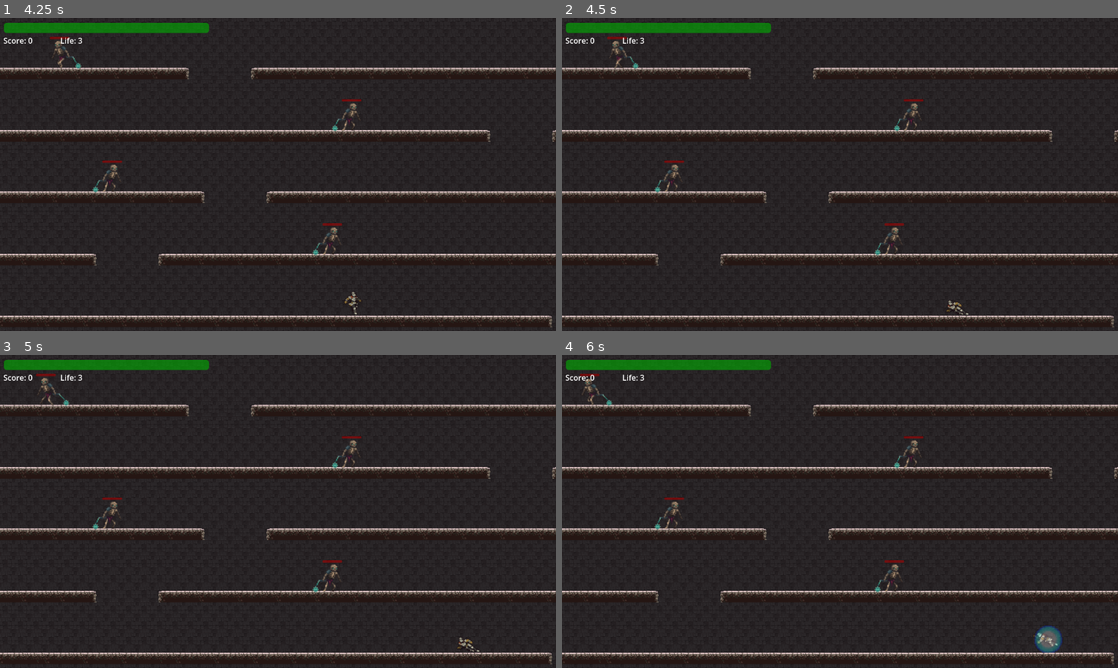
Above: before the commit, frames 1-4 (two rows, left to right).
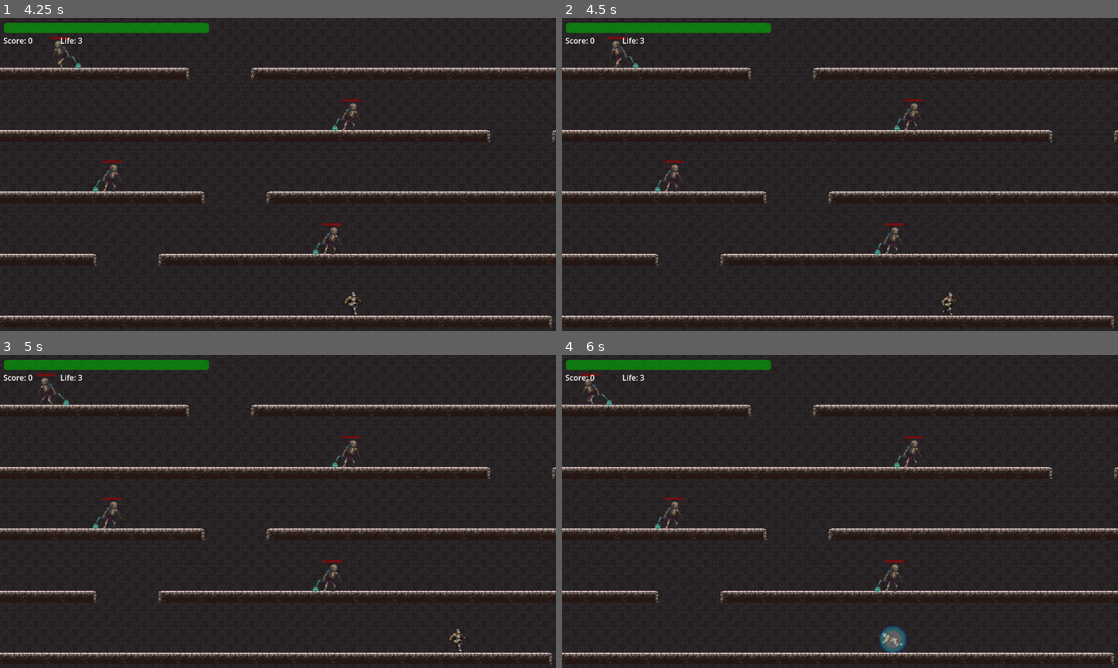
Above: after the commit, the same moments.

Repository: pengpa0012/godot-2d-jump-platformer
Game: Godot game, scene res://scene/start_screen.tscn
Same seed, same stepped clock (60 frames per second), same inputs: the game is played once before the commit and once after it.
Inputs:
- Up to frame 1 (4.25 s): click "Start Game" at 0.5 s; tap Enter (ui_accept) at 1.25, 1.52, 2.27, 3.77 s; hold L (roll) 1.28-2.03 s; hold Right (ui_right) 1.28-2.78 s; tap K (attack) at 1.35, 3.05, 3.6 s; tap L (roll) at 2.1, 3.8 s; tap J (slide) at 2.3 s; hold Left (ui_left) 2.78-3.53 s; hold J (slide) 2.78-3.53 s; hold Right (ui_right) from 3.53 s (still down)
- Up to frame 2 (4.5 s): keep holding Right (ui_right); hold J (slide) from 4.28 s (still down); tap Ctrl (crouch) at 4.35 s
- Up to frame 3 (5 s): keep holding Right (ui_right); keep holding J (slide); tap Enter (ui_accept) at 4.52 s
- Up to frame 4 (6 s): release Right (ui_right) at 5.03 s; release J (slide) at 5.03 s; hold Left (ui_left) 5.03-5.78 s; tap L (roll) at 5.1 s; tap Enter (ui_accept) at 5.27 s; tap K (attack) at 5.3 s; hold Right (ui_right) from 5.78 s (still down); hold L (roll) from 5.78 s (still down); tap E (shield) at 5.85 s

Frame 1 is identical in both runs. In frame 2, 0.1% of the frame differs, in the area x 68-74%, y 87-95%; in frame 3, 0.1%; in frame 4, 0.7%, in the area x 56-90%, y 86-96%.

Commit message:
added enemy death sfx

Diff:
--- a/scene/world.tscn
+++ b/scene/world.tscn
@@ -11,6 +11,7 @@
 [ext_resource type="AudioStream" uid="uid://cv5ewytn6ux5h" path="res://assets/sfx/parry.wav" id="9_ddxbp"]
 [ext_resource type="AudioStream" uid="uid://duyseaxrf81rx" path="res://assets/sfx/walk.wav" id="10_fl4yn"]
 [ext_resource type="AudioStream" uid="uid://cu8g47u2ex130" path="res://assets/sfx/hurt.wav" id="11_a6k4m"]
+[ext_resource type="AudioStream" uid="uid://cd65irvb17kvb" path="res://assets/sfx/enemy_hurt.ogg" id="11_ie0yl"]
 
 [sub_resource type="TileSetAtlasSource" id="TileSetAtlasSource_ygfhl"]
 texture = ExtResource("2_q4sse")
@@ -2597,6 +2598,9 @@
 [node name="walk" type="AudioStreamPlayer2D" parent="SFX"]
 stream = ExtResource("10_fl4yn")
 
+[node name="enemy_hurt" type="AudioStreamPlayer2D" parent="SFX"]
+stream = ExtResource("11_ie0yl")
+
 [node name="hurt" type="AudioStreamPlayer2D" parent="SFX"]
 stream = ExtResource("11_a6k4m")
 volume_db = 5.0
--- a/script/enemy.gd
+++ b/script/enemy.gd
@@ -11,6 +11,7 @@
 @onready var swordDetect = get_node("Detectors/sword")
 @onready var attackRangeDetector = get_node("Detectors/attackRange")
 @onready var GLOBAL = get_node("/root/Global")
+@onready var hurtAudio = get_node("/root/world/SFX/enemy_hurt")
 var SPEED = 50.0
 const stop_chance = 0.5
 var move_timer = 3.0
@@ -100,6 +101,10 @@
 		healthBar.value -= 20
 		HEALTH_COUNT -= 1
 		if HEALTH_COUNT <= 0:
+			if not hurtAudio.playing:
+				hurtAudio.play()
+			else:
+				hurtAudio.stop()
 			enemy.disabled = true
 			hitbox.disabled = true
 			healthBar.visible = false
--- a/script/player.gd
+++ b/script/player.gd
@@ -1,6 +1,4 @@
 extends CharacterBody2D
-
-
 var SPEED = 300.0
 const JUMP_VELOCITY = -500.0
 var gravity = ProjectSettings.get_setting("physics/2d/default_gravity")
@@ -31,8 +29,6 @@
 var canShield = true
 
 func _physics_process(delta):
-#	for area in hurtBoxDetector.get_overlapping_areas():
-#		print("AAA ", area.name)
 
 	if isShield:
 		shield.visible = true
@@ -55,10 +51,7 @@
 				animatedSprite.play("Jump")
 			else:
 				animatedSprite.play("Fall")
-
-
 		if direction && !isAttacking && !cannotTurn && !isCrouchAttack:
-
 			if is_on_floor():
 				if isCrouching:
 					SPEED = 50
@@ -115,6 +108,8 @@
 
 func _on_animated_sprite_2d_animation_finished():
 	isAttacking = false
+	isSliding = false
+	isRolling = false
 	isCrouchAttack = false
 	swordAttack.disabled = true
 	cannotTurn = false
@@ -163,24 +158,21 @@
 		hurt_player(body, 4.5)
 
 func handlePlayerInput(direction):
-#	if Input.is_action_just_pressed("ui_left") or Input.is_action_just_pressed("ui_right") and is_on_floor():
-#		walkAudio.play()
-#
-#	if Input.is_action_just_released("ui_left") or Input.is_action_just_released("ui_right") or isAttacking or isCrouching or isCrouchAttack or isRolling:
-#		walkAudio.stop()
 
 	if Input.is_action_just_pressed("ui_accept") and is_on_floor() && !isAttacking:
 		velocity.y = JUMP_VELOCITY
 
-	if Input.is_action_just_pressed("attack") and is_on_floor():
-		swooshAudio.play()
+	if Input.is_action_just_pressed("attack") and is_on_floor() and !isCrouchAttack and !isAttacking:
 		if isCrouching:
 			isCrouchAttack = true
 		else:
 			isAttacking = true
 		swordAttack.disabled = false
-
-	if Input.is_action_pressed("roll") and is_on_floor() and direction:
+		await get_tree().create_timer(.2).timeout
+		swooshAudio.play()
+
+
+	if Input.is_action_pressed("roll") and is_on_floor() and direction and !isRolling:
 		isRolling = true
 		cannotTurn = true
 
@@ -189,7 +181,7 @@
 		isRolling = false
 		cannotTurn = false
 
-	if Input.is_action_pressed("slide") and is_on_floor() and direction:
+	if Input.is_action_pressed("slide") and is_on_floor() and direction and !isSliding:
 		isSliding = true
 		cannotTurn = true
 
Not shown, added: assets/sfx/enemy_hurt.ogg.import
Not shown: 1 places in scene/world.tscn that only renumber resources
Not shown, added: assets/sfx/enemy_hurt.ogg
